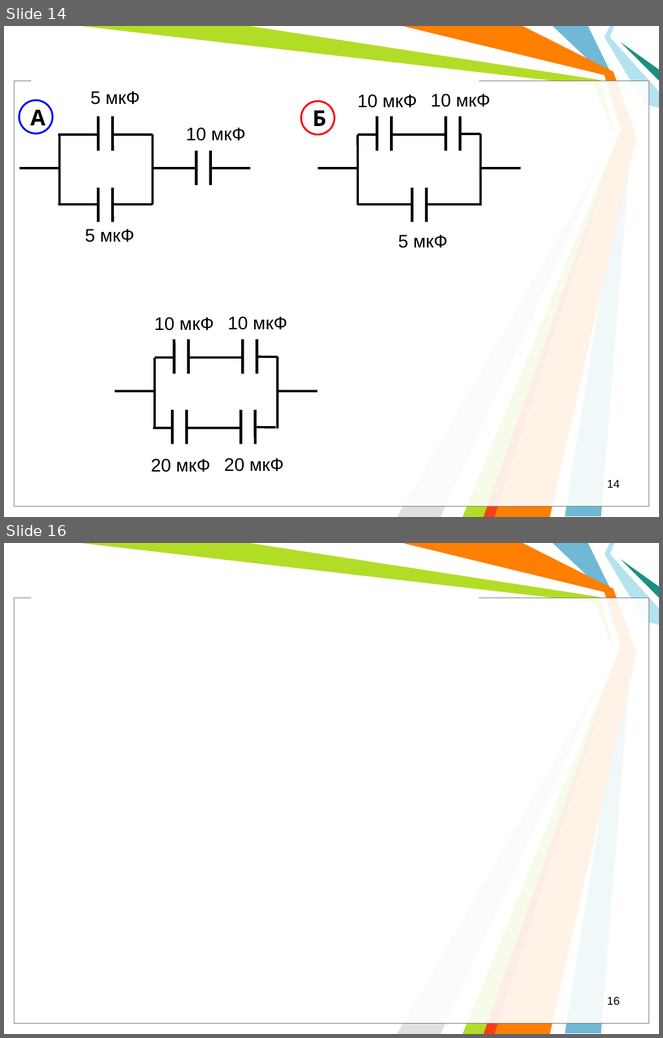
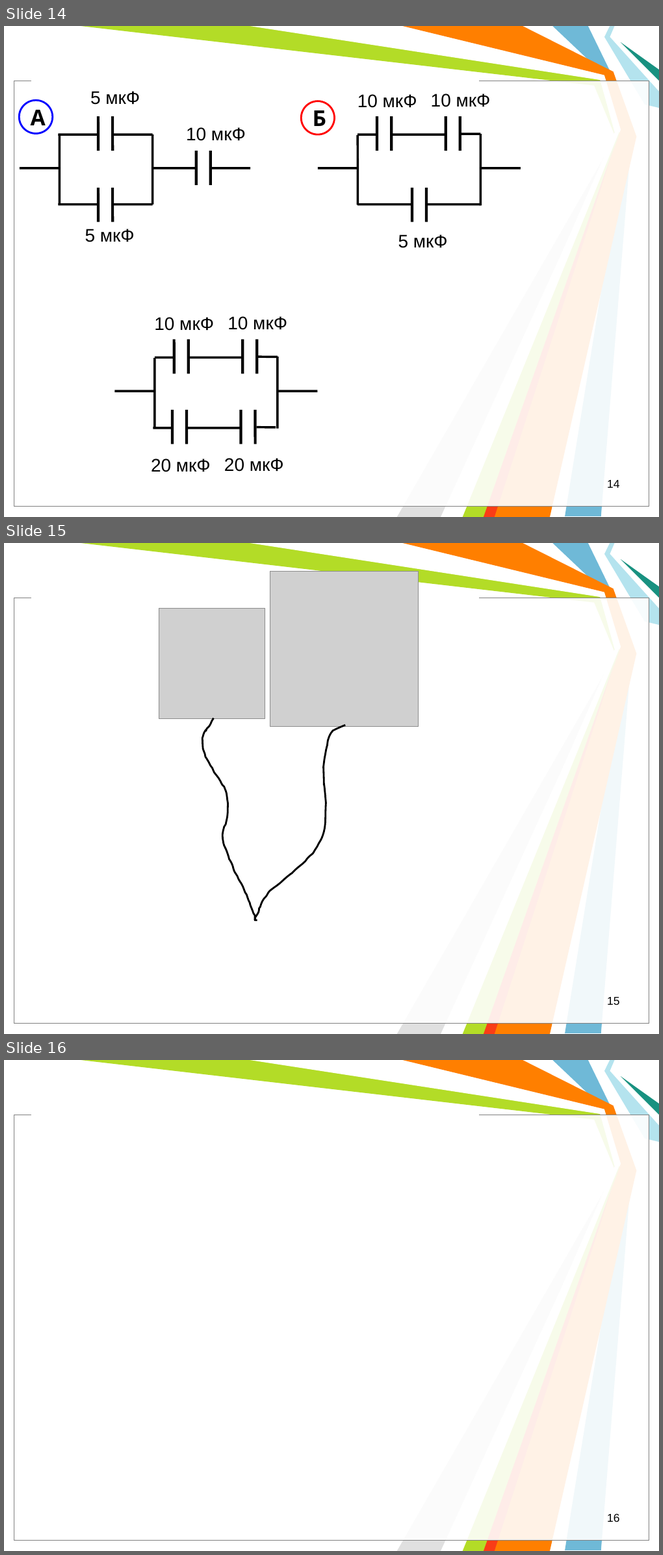
Before and after one commit to l432/NMK, a slide deck: Lecture/FIT/Less00.ppt. Shown one above the other, each under a label of ours: slides 14 and 16 before the commit, slides 14, 15 and 16 after it; the slides between them are not shown. The pictures are 663x1038 and 663x1555 pixels, drawn with LibreOffice and Linux fonts; fonts in the diff are those of the drawing; grey boxes stand for pictures; background and template pictures are left out. Boxes give left, top, right and bottom in pixels: in the first picture for what was removed or moved away, otherwise in the second. Text is boxed around its words. In the diff, an @@ line names an element or a change of style, - is before the commit and + after.

```diff
--- a/Lecture/FIT/Less00.ppt
+++ b/Lecture/FIT/Less00.ppt
@@ slide 15 added at [4, 543, 659, 1034], background #FFFFFF; not listed: 11 template elements that a slide beside it also shows @@
@@ picture added at [270, 571, 418, 726] @@
@@ picture added at [159, 609, 265, 719] @@
@@ freeform shape added at [202, 719, 258, 921], outline #000000 2.01 pt @@
@@ freeform shape added at [254, 725, 345, 921], outline #000000 2.01 pt @@
@@ page number added at [607, 997, 620, 1005], 12.5 pt, text #000000 @@
+15
```
Also in this commit, not shown: 2 slides changed, 2 other slides added, 9 other files.
